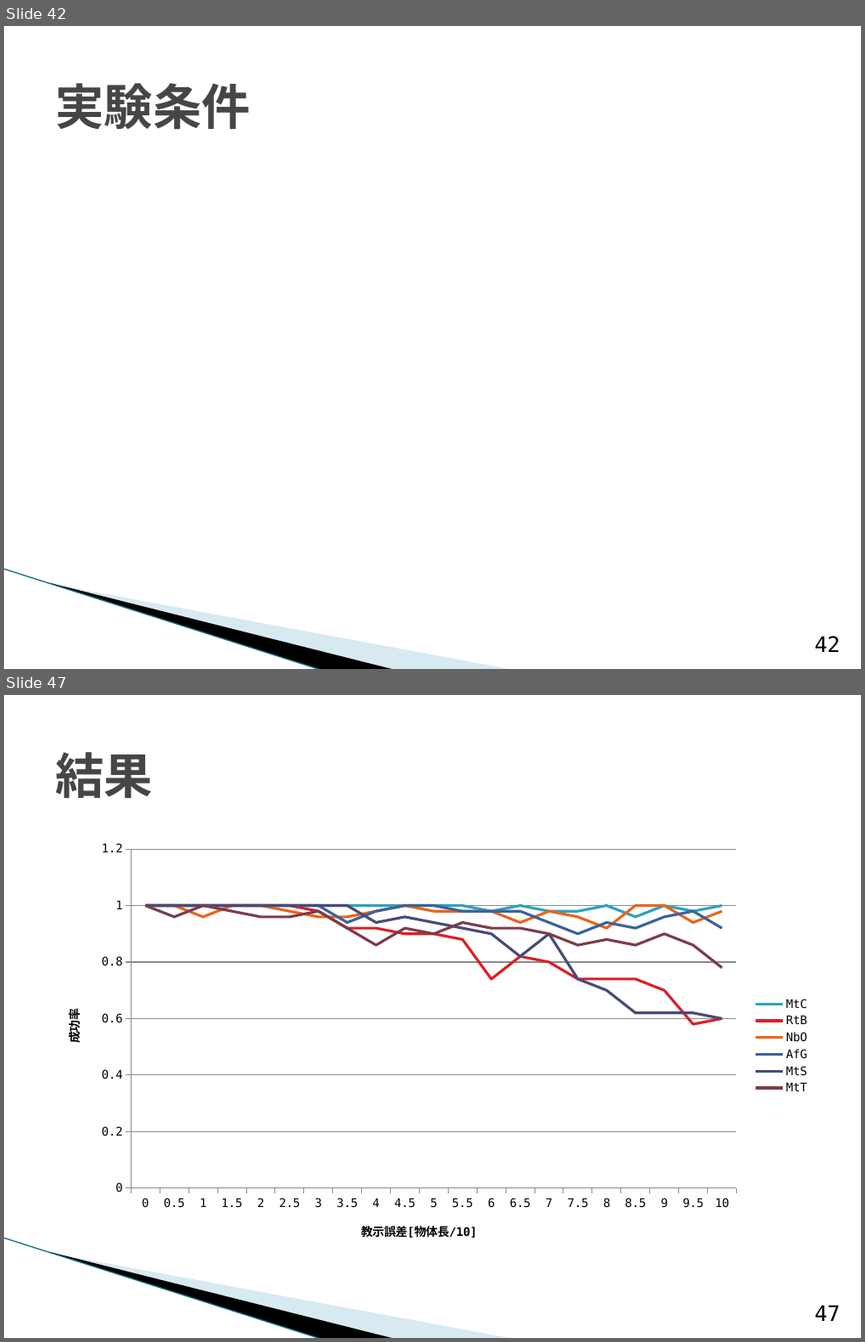
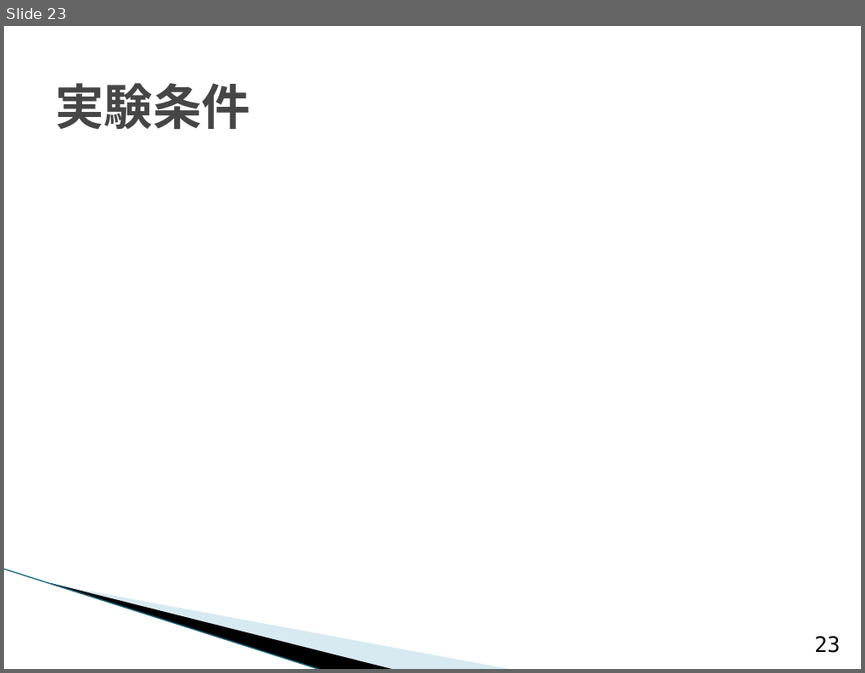
Before and after one commit to TetsuyaKomota/GitforEclipseTest, a slide deck: IntentionLearning/memo/presentation/卒論発表会スライド _2.pptx. Shown one above the other, each under a label of ours: slides 42 and 47 before the commit, slide 23 after it; the slides between them are not shown. The pictures are 865x1342 and 865x673 pixels, drawn with LibreOffice and Linux fonts; fonts in the diff are those of the drawing; grey boxes stand for pictures; background and template pictures are left out. Boxes give left, top, right and bottom in pixels: in the first picture for what was removed or moved away, otherwise in the second. Text is boxed around its words. In the diff, an @@ line names an element or a change of style, - is before the commit and + after.

```diff
--- a/IntentionLearning/memo/presentation/卒論発表会スライド _2.pptx
+++ b/IntentionLearning/memo/presentation/卒論発表会スライド _2.pptx
@@ slide 47 removed at (x1=4, y1=695, x2=861, y2=1338), background #FFFFFF; not listed: 3 template elements that a slide beside it also shows @@
@@ title removed at (x1=55, y1=752, x2=153, y2=798) @@
-結果
@@ line chart removed at (x1=46, y1=834, x2=818, y2=1258) @@
-categories: 0, 0.5, 1, 1.5, 2, 2.5, 3, 3.5, 4, 4.5, 5, 5.5, 6, 6.5, 7, 7.5, 8, 8.5, 9, 9.5, 10
-MtC: 1, 1, 1, 1, 1, 1, 1, 1, 1, 1, 1, 1, 0.98, 1, 0.98, 0.98, 1, 0.96, 1, 0.98, 1
-RtB: 1, 1, 1, 1, 1, 1, 0.98, 0.92, 0.92, 0.9, 0.9, 0.88, 0.74, 0.82, 0.8, 0.74, 0.74, 0.74, 0.7, 0.58, 0.6
-NbO: 1, 1, 0.96, 1, 1, 0.98, 0.96, 0.96, 0.98, 1, 0.98, 0.98, 0.98, 0.94, 0.98, 0.96, 0.92, 1, 1, 0.94, 0.98
-AfG: 1, 1, 1, 1, 1, 1, 1, 0.94, 0.98, 1, 1, 0.98, 0.98, 0.98, 0.94, 0.9, 0.94, 0.92, 0.96, 0.98, 0.92
-MtS: 1, 1, 1, 1, 1, 1, 1, 1, 0.94, 0.96, 0.94, 0.92, 0.9, 0.82, 0.9, 0.74, 0.7, 0.62, 0.62, 0.62, 0.6
-MtT: 1, 0.96, 1, 0.98, 0.96, 0.96, 0.98, 0.92, 0.86, 0.92, 0.9, 0.94, 0.92, 0.92, 0.9, 0.86, 0.88, 0.86, 0.9, 0.86, 0.78
@@ page number removed at (x1=814, y1=1304, x2=840, y2=1321) @@
-47
@@ what was slide 42 is now slide 23 @@
@@ page number at (x1=814, y1=635, x2=840, y2=652): text changed @@
-42
+23
```
Also in this commit, not shown: 5 slides changed, 29 other slides removed.
